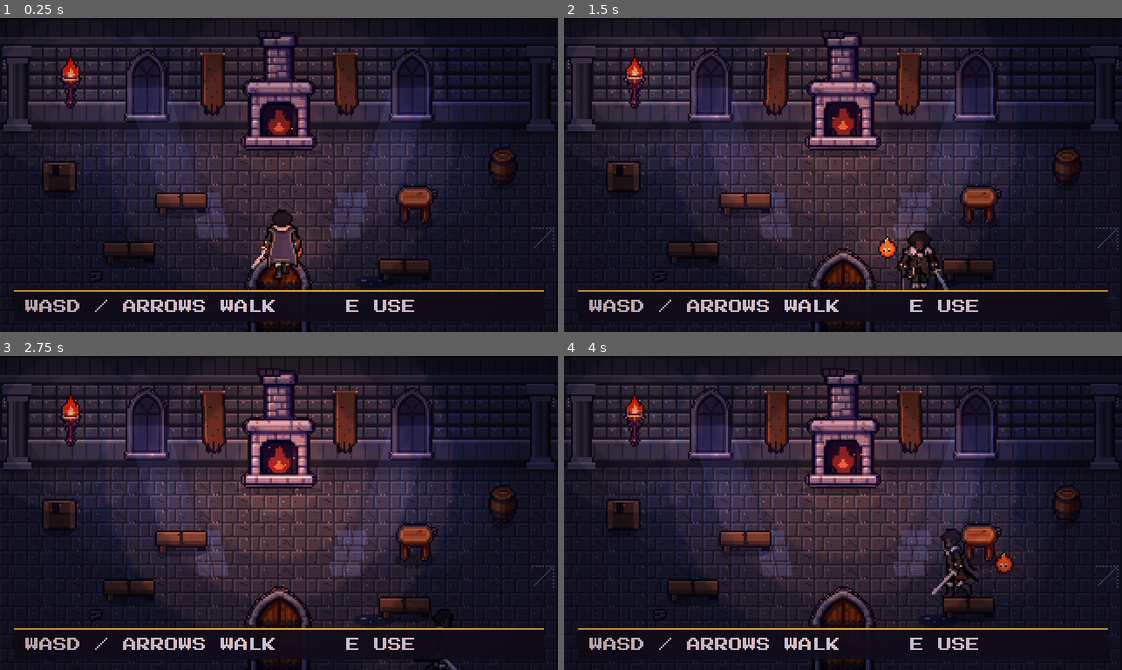
Above: before the commit, frames 1-4 (two rows, left to right).
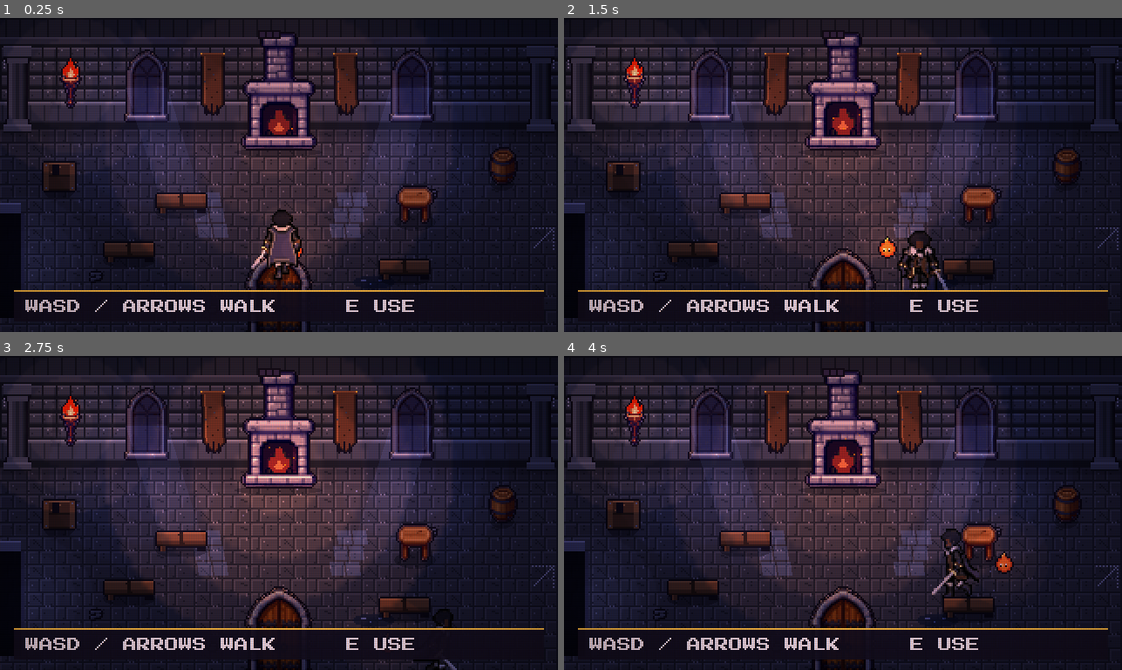
Above: after the commit, the same moments.

Repository: HeisLazi/python-tutorial-DiddyDungeon
Game: Godot game, scene res://scenes/main.tscn
The game is run twice, just before and just after one commit, with the same random seed, the same clock (stepped at 60 frames per second) and the same inputs.
Inputs:
- Up to frame 1 (0.25 s): no input
- Up to frame 2 (1.5 s): tap Enter at 0.5, 1.35 s; hold D 0.53-1.28 s; tap E at 0.6 s; tap Space at 0.77 s; hold S from 1.28 s (still down)
- Up to frame 3 (2.75 s): tap Space at 1.52 s; release S at 2.03 s; hold D from 2.03 s (still down); tap Z at 2.1 s
- Up to frame 4 (4 s): release D at 2.78 s; hold W 2.78-3.53 s; tap E at 2.85 s; tap Space at 3.02, 3.77 s; hold A from 3.53 s (still down); tap Enter at 3.6 s

The runs differ from the first frame. In frame 1, 0.6% of the frame differs, in the area x 0-11%, y 58-96%; in frame 2, 0.6%; in frame 3, 0.6%; in frame 4, 0.6%.

Commit message:
Library: 9-step ladder, image-sourced props, wood floor, doorways between rooms; Great Hall ladder merged to 9 steps
Co-Authored-By: Claude Sonnet 5.5 <noreply@anthropic.com>
Claude-Session: https://claude.ai/code/session_01XKa5GiHz4hgUAXbB38qzxx

Diff:
--- a/ide/home-godot/art/tiles.json
+++ b/ide/home-godot/art/tiles.json
@@ -467,64 +467,208 @@
   "w": 17,
   "h": 22
  },
+ "floor_wood_0": {
+  "x": 186,
+  "y": 269,
+  "w": 16,
+  "h": 16
+ },
+ "floor_wood_1": {
+  "x": 203,
+  "y": 269,
+  "w": 16,
+  "h": 16
+ },
+ "floor_wood_2": {
+  "x": 220,
+  "y": 269,
+  "w": 16,
+  "h": 16
+ },
  "pillar_s": {
-  "x": 186,
+  "x": 237,
   "y": 269,
   "w": 16,
   "h": 50
  },
  "pillar_g": {
-  "x": 203,
+  "x": 254,
   "y": 269,
   "w": 23,
   "h": 52
  },
  "rubble_0": {
-  "x": 227,
+  "x": 278,
   "y": 269,
   "w": 10,
   "h": 6
  },
  "rubble_1": {
-  "x": 238,
+  "x": 289,
   "y": 269,
   "w": 14,
   "h": 8
  },
  "puddle": {
-  "x": 253,
+  "x": 304,
   "y": 269,
   "w": 26,
   "h": 9
  },
  "crate": {
-  "x": 280,
+  "x": 331,
   "y": 269,
   "w": 19,
   "h": 22
  },
  "crate_broken": {
-  "x": 300,
+  "x": 351,
   "y": 269,
   "w": 20,
   "h": 20
  },
  "urn_gold": {
-  "x": 321,
-  "y": 269,
+  "x": 0,
+  "y": 322,
   "w": 21,
   "h": 26
  },
  "rug_table": {
-  "x": 0,
+  "x": 22,
   "y": 322,
   "w": 84,
   "h": 40
  },
  "stain": {
-  "x": 85,
+  "x": 107,
   "y": 322,
   "w": 12,
   "h": 34
+ },
+ "banner_blue": {
+  "x": 120,
+  "y": 322,
+  "w": 21,
+  "h": 38
+ },
+ "bookshelf_full": {
+  "x": 142,
+  "y": 322,
+  "w": 40,
+  "h": 44
+ },
+ "bookshelf_glow": {
+  "x": 183,
+  "y": 322,
+  "w": 41,
+  "h": 46
+ },
+ "bookshelf_sparse": {
+  "x": 225,
+  "y": 322,
+  "w": 42,
+  "h": 44
+ },
+ "candelabra_lib_0": {
+  "x": 268,
+  "y": 322,
+  "w": 20,
+  "h": 32
+ },
+ "candelabra_lib_1": {
+  "x": 289,
+  "y": 322,
+  "w": 20,
+  "h": 32
+ },
+ "chair_lib": {
+  "x": 310,
+  "y": 322,
+  "w": 16,
+  "h": 24
+ },
+ "crystals": {
+  "x": 327,
+  "y": 322,
+  "w": 22,
+  "h": 22
+ },
+ "desk_big": {
+  "x": 0,
+  "y": 369,
+  "w": 46,
+  "h": 36
+ },
+ "desk_small": {
+  "x": 47,
+  "y": 369,
+  "w": 27,
+  "h": 24
+ },
+ "door_lib": {
+  "x": 75,
+  "y": 369,
+  "w": 37,
+  "h": 50
+ },
+ "globe": {
+  "x": 113,
+  "y": 369,
+  "w": 23,
+  "h": 32
+ },
+ "ladder": {
+  "x": 137,
+  "y": 369,
+  "w": 27,
+  "h": 40
+ },
+ "orrery": {
+  "x": 165,
+  "y": 369,
+  "w": 30,
+  "h": 36
+ },
+ "rug_crimson": {
+  "x": 196,
+  "y": 369,
+  "w": 84,
+  "h": 36
+ },
+ "sconce_blue_0": {
+  "x": 281,
+  "y": 369,
+  "w": 15,
+  "h": 20
+ },
+ "sconce_blue_1": {
+  "x": 297,
+  "y": 369,
+  "w": 15,
+  "h": 20
+ },
+ "scrolls": {
+  "x": 313,
+  "y": 369,
+  "w": 19,
+  "h": 16
+ },
+ "skylight": {
+  "x": 333,
+  "y": 369,
+  "w": 37,
+  "h": 38
+ },
+ "star_chart": {
+  "x": 0,
+  "y": 420,
+  "w": 39,
+  "h": 30
+ },
+ "window_lib": {
+  "x": 40,
+  "y": 420,
+  "w": 26,
+  "h": 42
  }
 }
--- a/ide/home-godot/art/tiles_data.gd
+++ b/ide/home-godot/art/tiles_data.gd
@@ -80,14 +80,38 @@
 	"torch_1": Rect2(120, 269, 13, 30),
 	"knight": Rect2(134, 269, 33, 50),
 	"barrel": Rect2(168, 269, 17, 22),
-	"pillar_s": Rect2(186, 269, 16, 50),
-	"pillar_g": Rect2(203, 269, 23, 52),
-	"rubble_0": Rect2(227, 269, 10, 6),
-	"rubble_1": Rect2(238, 269, 14, 8),
-	"puddle": Rect2(253, 269, 26, 9),
-	"crate": Rect2(280, 269, 19, 22),
-	"crate_broken": Rect2(300, 269, 20, 20),
-	"urn_gold": Rect2(321, 269, 21, 26),
-	"rug_table": Rect2(0, 322, 84, 40),
-	"stain": Rect2(85, 322, 12, 34),
+	"floor_wood_0": Rect2(186, 269, 16, 16),
+	"floor_wood_1": Rect2(203, 269, 16, 16),
+	"floor_wood_2": Rect2(220, 269, 16, 16),
+	"pillar_s": Rect2(237, 269, 16, 50),
+	"pillar_g": Rect2(254, 269, 23, 52),
+	"rubble_0": Rect2(278, 269, 10, 6),
+	"rubble_1": Rect2(289, 269, 14, 8),
+	"puddle": Rect2(304, 269, 26, 9),
+	"crate": Rect2(331, 269, 19, 22),
+	"crate_broken": Rect2(351, 269, 20, 20),
+	"urn_gold": Rect2(0, 322, 21, 26),
+	"rug_table": Rect2(22, 322, 84, 40),
+	"stain": Rect2(107, 322, 12, 34),
+	"banner_blue": Rect2(120, 322, 21, 38),
+	"bookshelf_full": Rect2(142, 322, 40, 44),
+	"bookshelf_glow": Rect2(183, 322, 41, 46),
+	"bookshelf_sparse": Rect2(225, 322, 42, 44),
+	"candelabra_lib_0": Rect2(268, 322, 20, 32),
+	"candelabra_lib_1": Rect2(289, 322, 20, 32),
+	"chair_lib": Rect2(310, 322, 16, 24),
+	"crystals": Rect2(327, 322, 22, 22),
+	"desk_big": Rect2(0, 369, 46, 36),
+	"desk_small": Rect2(47, 369, 27, 24),
+	"door_lib": Rect2(75, 369, 37, 50),
+	"globe": Rect2(113, 369, 23, 32),
+	"ladder": Rect2(137, 369, 27, 40),
+	"orrery": Rect2(165, 369, 30, 36),
+	"rug_crimson": Rect2(196, 369, 84, 36),
+	"sconce_blue_0": Rect2(281, 369, 15, 20),
+	"sconce_blue_1": Rect2(297, 369, 15, 20),
+	"scrolls": Rect2(313, 369, 19, 16),
+	"skylight": Rect2(333, 369, 37, 38),
+	"star_chart": Rect2(0, 420, 39, 30),
+	"window_lib": Rect2(40, 420, 26, 42),
 }
--- a/ide/home-godot/scripts/home.gd
+++ b/ide/home-godot/scripts/home.gd
@@ -279,7 +279,7 @@
 	return l
 
 
-func add_embers(rect: Rect2, color: Color, amount := 10, rise := 14.0, life := 2.2) -> CPUParticles2D:
+func add_embers(rect: Rect2, color: Color, amount := 10, rise := 14.0, life := 2.2, size := 1.0) -> CPUParticles2D:
 	var p := CPUParticles2D.new()
 	p.position = rect.get_center()
 	p.emission_shape = CPUParticles2D.EMISSION_SHAPE_RECTANGLE
@@ -291,8 +291,8 @@
 	p.gravity = Vector2.ZERO
 	p.initial_velocity_min = rise * 0.5
 	p.initial_velocity_max = rise
-	p.scale_amount_min = 1.0
-	p.scale_amount_max = 1.0
+	p.scale_amount_min = size
+	p.scale_amount_max = size
 	p.color = color
 	var ramp := Gradient.new()
 	ramp.set_color(0, Color(color, 1.0))
--- a/ide/home-godot/scripts/rooms.gd
+++ b/ide/home-godot/scripts/rooms.gd
@@ -26,11 +26,21 @@
 		{"name": "Hang crest banners", "cost": 20, "note": "the torn rags are replaced"},
 		{"name": "Lay the crimson runner", "cost": 24, "note": "a carpet from the door to the hearth"},
 		{"name": "Reglaze the windows", "cost": 28, "note": "stained glass, coloured light on the floor"},
-		{"name": "Lay a marble aisle", "cost": 32, "note": "polished marble down the middle"},
-		{"name": "Floor the hall in marble", "cost": 36, "note": "the whole floor, and columns on the walls"},
+		{"name": "Floor the hall in marble", "cost": 68, "note": "polished marble over the whole floor, and columns on the walls"},
 		{"name": "Hang the chandelier", "cost": 44, "note": "a chandelier and two guards"},
 		{"name": "Set the banquet", "cost": 52, "note": "a long table, chairs and a rug"},
 		{"name": "The grand finish", "cost": 60, "note": "blue-gold hearth, gold door, trim, urns, four guards"},
+	],
+	"library": [
+		{"name": "Dust and sort", "cost": 16, "note": "cobwebs and scattered papers cleared, scrolls stacked"},
+		{"name": "A proper desk", "cost": 20, "note": "a big oak desk, a quill and an open book"},
+		{"name": "Fill the shelves", "cost": 24, "note": "two full bookcases"},
+		{"name": "Light the reading lamps", "cost": 28, "note": "blue candelabra and wall sconces"},
+		{"name": "Hang the star chart", "cost": 30, "note": "a constellation chart and navy banners"},
+		{"name": "Lay the rugs", "cost": 34, "note": "a crimson rug under the desk"},
+		{"name": "The globe and orrery", "cost": 40, "note": "a globe and a brass orrery"},
+		{"name": "Enchant the shelves", "cost": 48, "note": "glowing tomes, crystals and a rolling ladder"},
+		{"name": "Open the skylight", "cost": 56, "note": "a skylight, moonlight and floating pages"},
 	],
 }
 
@@ -40,11 +50,21 @@
 const GH_BANNERS := 3
 const GH_RUNNER := 4
 const GH_GLASS := 5
-const GH_AISLE := 6
-const GH_MARBLE := 7
-const GH_CHANDELIER := 8
-const GH_BANQUET := 9
-const GH_GRAND := 10
+const GH_MARBLE := 6
+const GH_CHANDELIER := 7
+const GH_BANQUET := 8
+const GH_GRAND := 9
+
+# The Library's steps by name.
+const LB_TIDY := 1
+const LB_DESK := 2
+const LB_SHELVES := 3
+const LB_LAMPS := 4
+const LB_CHART := 5
+const LB_RUGS := 6
+const LB_GLOBE := 7
+const LB_ENCHANT := 8
+const LB_SKY := 9
 
 
 static func max_level(id: String) -> int:
@@ -72,12 +92,15 @@
 	match id:
 		"great_hall":
 			_great_hall(h, level)
+		"library":
+			_library(h, level)
 		_:
 			_great_hall(h, level)
 
 
 ## The shared shell: wall rows 0-3 and floor rows 4-11. `marble` is the range of columns paved in marble.
-static func _shell(h, marble_from: int, marble_to: int) -> void:
+## `left`/`right` are optional exits ({"to": room, "spawn": feet position in that room}): a doorway in the side wall.
+static func _shell(h, marble_from: int, marble_to: int, left := {}, right := {}, floor_kind := "stone") -> void:
 	for y in range(h.ROWS):
 		for x in range(h.COLS):
 			var piece := ""
@@ -89,17 +112,43 @@
 				piece = "plinth_s"
 			elif x >= marble_from and x <= marble_to:
 				piece = "floor_chk_%d" % ((x + y) % 2)
+			elif floor_kind == "wood":
+				piece = "floor_wood_%d" % ((x * 5 + y * 3) % 3)
 			else:
 				piece = "floor_flag_%d" % ((x * 7 + y * 3) % 3)
 			h.tile(piece, x, y)
 	h.block(Rect2(0, 0, h.VIEW.x, 64))
-	h.block(Rect2(-16, 0, 20, 200))
-	h.block(Rect2(h.VIEW.x - 4, 0, 20, 200))
 	h.block(Rect2(0, 186, h.VIEW.x, 16))
+	# The side walls, with a gap where there is a doorway.
+	_side_wall(h, -16.0, left)
+	_side_wall(h, h.VIEW.x - 4.0, right)
 	# A shadow along the foot of the wall: it is what makes the wall feel upright.
 	h.add_tint(Rect2(0, 64, h.VIEW.x, 4), Color(0.02, 0.02, 0.07, 0.34))
 	h.add_tint(Rect2(0, 68, h.VIEW.x, 4), Color(0.02, 0.02, 0.07, 0.18))
 	h.add_tint(Rect2(0, 72, h.VIEW.x, 4), Color(0.02, 0.02, 0.07, 0.08))
+
+
+const DOOR_Y := 112.0
+const DOOR_H := 60.0
+
+
+static func _side_wall(h, x: float, exit: Dictionary) -> void:
+	if exit.is_empty():
+		h.block(Rect2(x, 0, 20, 200))
+		return
+	h.block(Rect2(x, 0, 20, DOOR_Y))
+	h.block(Rect2(x, DOOR_Y + DOOR_H, 20, 200.0 - DOOR_Y - DOOR_H))
+	var left: bool = x < 100.0
+	var edge: float = 0.0 if left else h.VIEW.x
+	# The doorway: a dark opening framed in stone, with a little light spilling out.
+	var open := Rect2(edge - (0.0 if left else 12.0), DOOR_Y, 12.0, DOOR_H)
+	h.add_tint(open, Color(0.02, 0.02, 0.06, 0.96))
+	h.add_tint(Rect2(open.position.x, DOOR_Y - 6.0, 12.0, 6.0), Color(0.34, 0.36, 0.48, 1.0))
+	h.add_tint(Rect2(open.position.x, DOOR_Y - 6.0, 12.0, 1.0), Color(0.55, 0.57, 0.7, 1.0))
+	h.add_tint(Rect2(edge + (12.0 if left else -14.0), DOOR_Y, 2.0, DOOR_H), Color(0.2, 0.2, 0.3, 1.0))
+	h.add_light(Vector2(edge + (14.0 if left else -14.0), DOOR_Y + 30.0), 40.0, Color(0.7, 0.8, 1.0), 0.35, 0.0)
+	var trigger := Rect2(-40.0, DOOR_Y, 44.0, DOOR_H) if left else Rect2(h.VIEW.x - 4.0, DOOR_Y, 44.0, DOOR_H)
+	h.door(trigger, str(exit["to"]), exit["spawn"])
 
 
 ## A prop with a contact shadow and a feet blocker.
@@ -114,11 +163,8 @@
 	if lv >= GH_MARBLE:
 		marble_from = 0
 		marble_to = 19
-	elif lv == GH_AISLE:
-		marble_from = 6
-		marble_to = 13
-	_shell(h, marble_from, marble_to)
-	var marble := lv >= GH_AISLE
+	_shell(h, marble_from, marble_to, {"to": "library", "spawn": Vector2(290, 142)}, {})
+	var marble := lv >= GH_MARBLE
 	var glass := lv >= GH_GLASS
 	# The ambient light brightens a little with every step.
 	h.set_ambient(Color(0.40, 0.41, 0.56).lerp(Color(0.52, 0.50, 0.66), lv / float(GH_GRAND)))
@@ -245,3 +291,93 @@
 	# ── The great door: a plain oak door until the grand finish ──
 	h.bg("door_gold" if lv >= GH_GRAND else "door_wood", Vector2(160, 186), true)
 	h.station("door", "Go to the Forge", Rect2(138, 158, 44, 24), Vector2(160, 134))
+
+
+static func _library(h, lv: int) -> void:
+	_shell(h, -1, -1, {}, {"to": "great_hall", "spawn": Vector2(30, 142)}, "wood")
+	h.set_ambient(Color(0.34, 0.37, 0.52).lerp(Color(0.46, 0.50, 0.72), lv / float(LB_SKY)))
+	h.add_tint(Rect2(0, 0, h.VIEW.x, 64), Color(0.10, 0.18, 0.45, 0.10))      # a cooler wall than the hall
+
+	# ── The wall: neglect, then a window, banners and the chart ──
+	if lv < LB_TIDY:
+		h.bg("cobweb_l", Vector2(2, 16))
+		h.bg("cobweb_r", Vector2(h.VIEW.x - 16, 16))
+		for x in [150.0, 210.0]:
+			h.bg("stain", Vector2(x, 18))
+	h.bg("window_lib", Vector2(100, 60), true)
+	h.add_shaft(Vector2(88, 40), 24.0, 90.0, 26.0, Color(0.5, 0.6, 0.95, 0.12 + 0.01 * lv))
+	h.add_light(Vector2(100, 66), 56.0, Color(0.45, 0.58, 0.95), 0.35 + 0.02 * lv, 0.0)
+	if lv >= LB_CHART:
+		h.bg("star_chart", Vector2(222, 60), true)
+		for x in [132.0, 188.0]:
+			var banner: Sprite2D = h.bg("banner_blue", Vector2(x, 56), true)
+			h.sway(banner, 0.8, 1.6, 36.0)
+
+	# ── Shelves: one half-empty case at first, two full cases, then enchanted ──
+	var shelf := "bookshelf_glow" if lv >= LB_ENCHANT else ("bookshelf_full" if lv >= LB_SHELVES else "bookshelf_sparse")
+	var shelf_spots: Array = [Vector2(272, 74)]
+	if lv >= LB_SHELVES:
+		shelf_spots = [Vector2(40, 74), Vector2(272, 74)]
+	for at in shelf_spots:
+		h.add_shadow(at, 38.0, 5.0, 0.3)
+		h.bg(shelf, at, true)
+		h.block(Rect2(at.x - 20, 66, 40, 8))
+		if lv >= LB_ENCHANT:
+			h.add_light(Vector2(at.x, 48), 40.0, Color(1.0, 0.45, 0.5), 0.5, 0.25)
+
+	# ── The rug under the desk: a worn grey one, then crimson ──
+	if lv >= LB_RUGS:
+		h.bg("rug_crimson", Vector2(86, 104))
+	else:
+		h.add_tint(Rect2(94, 110, 68, 28), Color(0.30, 0.29, 0.33, 1.0))
+		h.add_tint(Rect2(96, 112, 64, 24), Color(0.22, 0.21, 0.26, 1.0))
+
+	# ── The desk and the study station ──
+	if lv >= LB_DESK:
+		_prop(h, "desk_big", Vector2(128, 120), 40.0, 10.0)
+	else:
+		_prop(h, "desk_small", Vector2(128, 114), 24.0, 8.0)
+		_prop(h, "chair_lib", Vector2(128, 132), 12.0, 6.0)
+	h.add_light(Vector2(128, 100), 44.0, Color("ffcf8a"), 0.7, 0.25)
+	h.station("study", "Study at the desk", Rect2(98, 126, 64, 28), Vector2(128, 82))
+
+	# ── Papers: scattered at first, stacked once the room is sorted ──
+	if lv < LB_TIDY:
+		for at in [Vector2(70, 140), Vector2(210, 150), Vector2(180, 122), Vector2(40, 112)]:
+			h.bg("scrolls", at, true)
+	else:
+		_prop(h, "scrolls", Vector2(168, 118), 14.0, 5.0)
+
+	# ── Reading lamps: blue candelabra and sconces ──
+	if lv >= LB_LAMPS:
+		for at in [Vector2(76, 104), Vector2(232, 104)]:
+			h.add_shadow(at, 14.0, 4.0)
+			h.anim("candelabra_lib", at, Rect2(at.x - 6, at.y - 5, 12, 5))
+			h.add_light(at + Vector2(0, -22), 58.0, Color(0.5, 0.7, 1.0), 0.85, 0.3)
+		for x in [66.0, 304.0]:
+			h.anim("sconce_blue", Vector2(x, 54), Rect2(), true)
+			h.add_light(Vector2(x, 40), 44.0, Color(0.5, 0.7, 1.0), 0.7, 0.3)
+
+	# ── The globe and the orrery ──
+	if lv >= LB_GLOBE:
+		_prop(h, "globe", Vector2(184, 112), 14.0, 6.0)
+		_prop(h, "orrery", Vector2(214, 118), 18.0, 7.0)
+
+	# ── Enchanted: crystals and a rolling ladder ──
+	if lv >= LB_ENCHANT:
+		for at in [Vector2(52, 138), Vector2(256, 146)]:
+			_prop(h, "crystals", at, 14.0, 6.0)
+			h.add_light(at + Vector2(0, -10), 44.0, Color(0.5, 0.6, 1.0), 0.8, 0.3)
+		_prop(h, "ladder", Vector2(246, 92), 20.0, 6.0)
+
+	# ── The skylight: moonlight falls in a column, pages float up ──
+	if lv >= LB_SKY:
+		h.bg("skylight", Vector2(160, 46), true)
+		h.add_shaft(Vector2(146, 44), 28.0, 110.0, 0.0, Color(0.7, 0.85, 1.0, 0.30))
+		h.add_light(Vector2(160, 70), 90.0, Color(0.7, 0.85, 1.0), 0.9, 0.05)
+		h.add_patch(PackedVector2Array([Vector2(138, 150), Vector2(182, 150), Vector2(188, 160), Vector2(132, 160)]), Color(0.7, 0.85, 1.0, 0.18))
+		h.add_embers(Rect2(140, 60, 40, 80), Color(1.0, 1.0, 0.92, 0.95), 7, 5.0, 4.5, 2.0)
+		h.add_embers(Rect2(20, 70, 280, 100), Color(0.6, 0.8, 1.0, 0.8), 14, 4.0, 5.0)
+
+	# ── Dust in the beams ──
+	h.add_embers(Rect2(40, 74, 240, 90), Color(0.75, 0.80, 1.0, 0.5), maxi(4, 14 - lv), 3.0, 5.0)
Binary file changed: ide/home-godot/art/tiles.png
Not shown, changed: docs/HOME_AND_ART.md
Not shown, changed: tools/home_art/hall_pieces.py
Not shown, added: tools/home_art/props/banner_blue.png
Not shown, added: tools/home_art/props/bookshelf_full.png
Not shown, added: tools/home_art/props/bookshelf_glow.png
Not shown, added: tools/home_art/props/bookshelf_sparse.png
Not shown, added: tools/home_art/props/candelabra_lib_0.png
Not shown, added: tools/home_art/props/candelabra_lib_1.png
Not shown, added: tools/home_art/props/chair_lib.png
Not shown, added: tools/home_art/props/crystals.png
Not shown, added: tools/home_art/props/desk_big.png
(and 15 more such lines)
